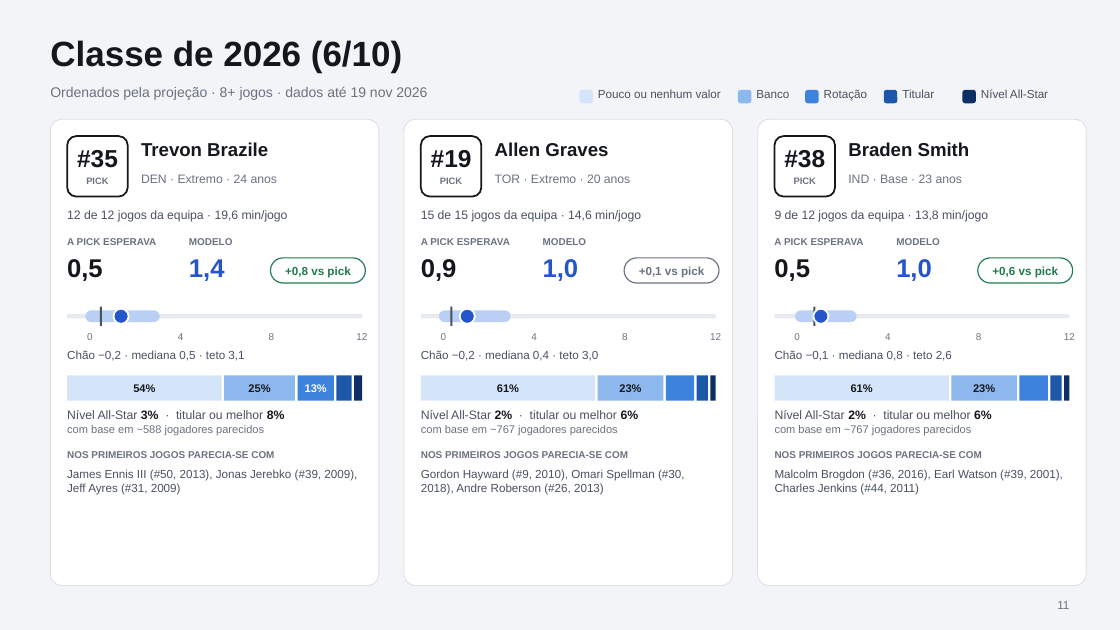
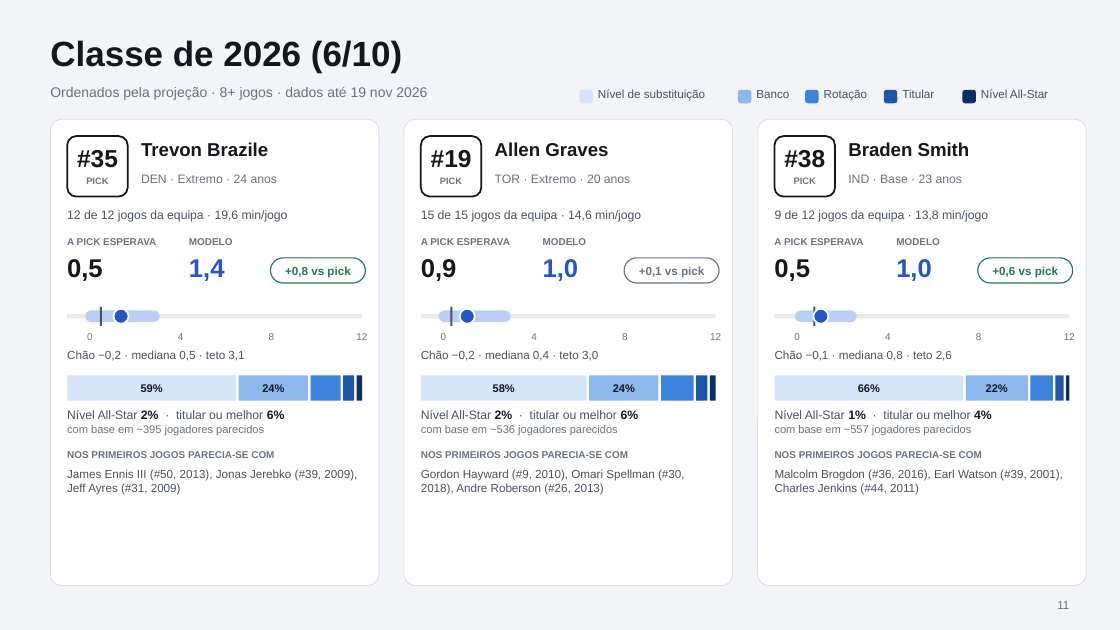
Before and after one commit to coelho121/rookie-projection, a slide deck: slide 11 of reports/rookies_2026_cards.pptx. Drawn at 1120x630 pixels with LibreOffice and Linux fonts; fonts in the diff are those of the drawing. Boxes give left, top, right and bottom in pixels: in the first picture for what was removed or moved away, otherwise in the second. Text is boxed around its words. In the diff, an @@ line names an element or a change of style, - is before the commit and + after.

```diff
--- a/reports/rookies_2026_cards.pptx
+++ b/reports/rookies_2026_cards.pptx
@@ text at box(598, 89, 705, 101): text changed @@
-Pouco ou nenhum valor
+Nível de substituição
@@ rectangle: place and size @@
-rectangle at box(67, 376, 222, 401)
+rectangle at box(67, 376, 236, 401)
@@ text at box(141, 384, 163, 392): text changed @@
-54%
+59%
@@ rectangle: place and size @@
-rectangle at box(224, 376, 295, 401)
+rectangle at box(239, 376, 308, 401)
@@ text removed at box(248, 384, 270, 392) @@
-25%
@@ text added at box(262, 384, 284, 392), 9.5 pt, text #14171C, bold @@
+24%
@@ text removed at box(305, 384, 327, 392) @@
-13%
@@ rectangle: place and size @@
-rectangle at box(297, 376, 334, 401)
+rectangle at box(311, 376, 341, 401)
@@ rectangle: place and size @@
-rectangle at box(336, 376, 351, 401)
+rectangle at box(344, 376, 355, 401)
@@ rectangle: place and size @@
-rectangle at box(421, 376, 595, 401)
+rectangle at box(421, 376, 586, 401)
@@ text at box(493, 384, 515, 392): text changed @@
-61%
+58%
@@ rectangle: place and size @@
-rectangle at box(597, 376, 663, 401)
+rectangle at box(589, 376, 659, 401)
@@ text added at box(613, 384, 635, 392), 9.5 pt, text #14171C, bold @@
+24%
@@ text removed at box(619, 384, 641, 392) @@
-23%
@@ rectangle: place and size @@
-rectangle at box(666, 376, 695, 401)
+rectangle at box(661, 376, 694, 401)
@@ rectangle: place and size @@
-rectangle at box(775, 376, 949, 401)
+rectangle at box(775, 376, 964, 401)
@@ text at box(858, 384, 880, 392): text changed @@
-61%
+66%
@@ rectangle: place and size @@
-rectangle at box(952, 376, 1017, 401)
+rectangle at box(966, 376, 1028, 401)
@@ text removed at box(973, 384, 995, 392) @@
-23%
@@ text added at box(986, 384, 1008, 392), 9.5 pt, text #14171C, bold @@
+22%
@@ rectangle: place and size @@
-rectangle at box(1020, 376, 1049, 401)
+rectangle at box(1031, 376, 1054, 401)
@@ rectangle: place and size @@
-rectangle at box(1050, 376, 1061, 401)
+rectangle at box(1055, 376, 1064, 401)
@@ text at box(67, 410, 285, 435): text changed @@
-Nível All-Star 3% · titular ou melhor 8%
-com base em ~588 jogadores parecidos
+Nível All-Star 2% · titular ou melhor 6%
+com base em ~395 jogadores parecidos
@@ text at box(775, 410, 992, 435): text changed @@
-Nível All-Star 2% · titular ou melhor 6%
-com base em ~767 jogadores parecidos
+Nível All-Star 1% · titular ou melhor 4%
+com base em ~557 jogadores parecidos
@@ text at box(421, 425, 618, 435): text changed @@
-com base em ~767 jogadores parecidos
+com base em ~536 jogadores parecidos
```
Also in this commit, not shown: 14 other slides changed, 10 other files.
